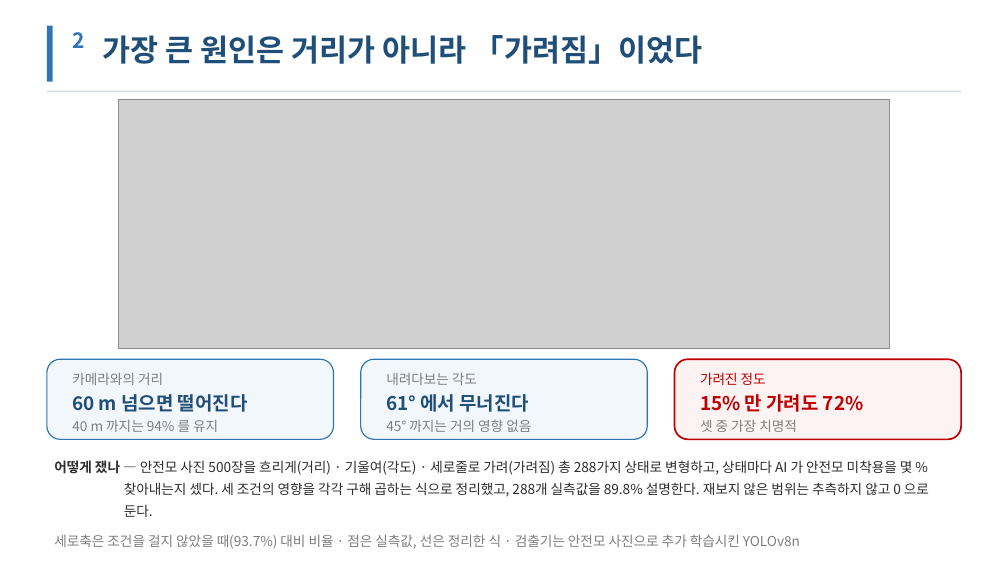
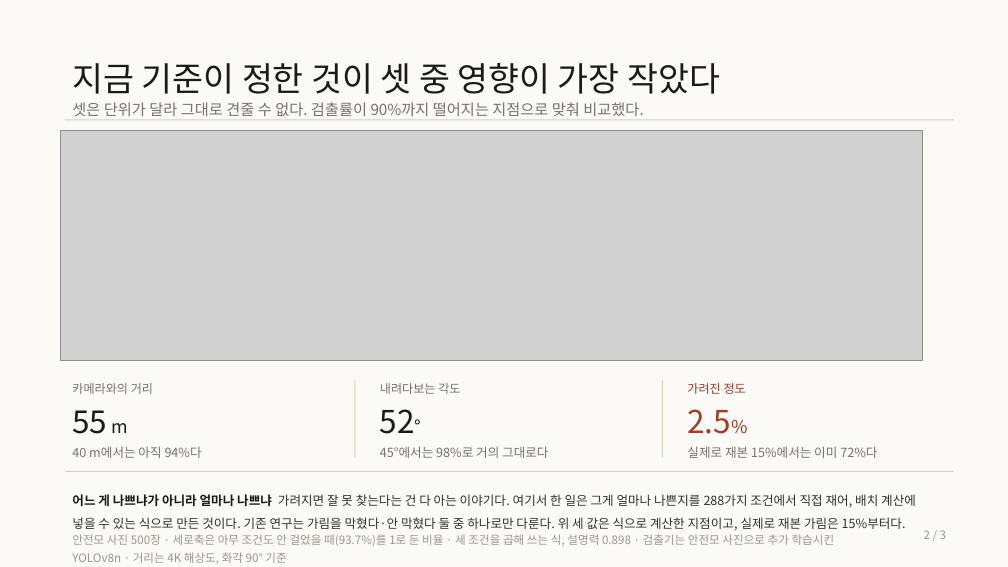
Before and after one commit to pobi04010203/BIGB, a slide deck: slide 2 of outputs/주제설명_3장.pptx. Drawn at 1008x567 pixels with LibreOffice and Linux fonts; fonts in the diff are those of the drawing; grey boxes stand for pictures. Boxes give left, top, right and bottom in pixels: in the first picture for what was removed or moved away, otherwise in the second. Text is boxed around its words. In the diff, an @@ line names an element or a change of style, - is before the commit and + after.

```diff
--- a/outputs/주제설명_3장.pptx
+++ b/outputs/주제설명_3장.pptx
@@ rectangle added at [0,0,1008,567], fill #FBFAF6 @@
@@ rectangle removed at [47,26,52,82] @@
@@ text at [72,63,720,94]: text changed; size 29 to 32 pt; text colour #1F4E79 to #1C1A17; bold off @@
-가장 큰 원인은 거리가 아니라 「가려짐」이었다
+지금 기준이 정한 것이 셋 중 영향이 가장 작았다
@@ rectangle: place and size @@
-rectangle at [47,91,961,92]
+rectangle at [65,119,954,120]
@@ rectangle at [65,119,954,120]: fill #D8DEE5 to #D5CFC2 @@
@@ text added at [72,102,643,116], 14.5 pt, text #77726A @@
+셋은 단위가 달라 그대로 견줄 수 없다. 검출률이 90%까지 떨어지는 지점으로 맞춰 비교했다.
@@ picture: place and size @@
-picture at [119,100,890,349]
+picture at [60,130,923,361]
@@ rounded rectangle removed at [47,359,333,439] @@
@@ rounded rectangle removed at [361,359,647,439] @@
@@ rounded rectangle removed at [675,359,961,439] @@
@@ text "카메라와의 거리" at [72,383,153,394]: size 13 to 11.5 pt, text colour #7E7E7E to #77726A @@
@@ text "카메라와의 거리": place and size @@
-text "카메라와의 거리" at [72,373,163,385]
+text "카메라와의 거리" at [72,383,153,394]
@@ rectangle added at [355,380,355,457], fill #D5CFC2 @@
@@ text "내려다보는 각도": place and size @@
-text "내려다보는 각도" at [386,373,477,385]
+text "내려다보는 각도" at [380,383,460,394]
@@ text "내려다보는 각도" at [380,383,460,394]: size 13 to 11.5 pt, text colour #7E7E7E to #77726A @@
@@ rectangle added at [662,380,663,457], fill #D5CFC2 @@
@@ text "가려진 정도": place and size @@
-text "가려진 정도" at [700,372,766,385]
+text "가려진 정도" at [687,383,746,394]
@@ text "가려진 정도" at [687,383,746,394]: size 13 to 11.5 pt, text colour #C00000 to #A33B29 @@
@@ text at [72,410,128,434]: text changed; size 18 to 30 pt; text colour #1F4E79 to #1C1A17; bold off @@
-60 m 넘으면 떨어진다
+55 m
@@ text at [380,409,415,434]: text changed; size 18 to 30 pt; text colour #1F4E79 to #1C1A17; bold off @@
-61° 에서 무너진다
+52°
@@ text at [687,409,731,434]: text changed; size 18 to 30 pt; text colour #C00000 to #A33B29; bold off @@
-15% 만 가려도 72%
+2.5%
@@ text at [72,446,202,458]: text changed; size 13 to 12 pt; text colour #7E7E7E to #77726A @@
-40 m 까지는 94% 를 유지
+40 m에서는 아직 94%다
@@ text at [380,446,548,458]: text changed; size 13 to 12 pt; text colour #7E7E7E to #77726A @@
-45° 까지는 거의 영향 없음
+45°에서는 98%로 거의 그대로다
@@ text at [687,446,877,458]: text changed; size 13 to 12 pt; text colour #7E7E7E to #77726A @@
-셋 중 가장 치명적
+실제로 재본 15%에서는 이미 72%다
@@ text in rectangle at [54,460,929,517]: text removed @@
-어떻게 쟀나 — 안전모 사진 500장을 흐리게(거리) · 기울여(각도) · 세로줄로 가려(가려짐) 총 288가지 상태로 변형하고, 상태마다 AI 가 안전모 미착용을 몇 % 찾아내는지 셌다. 세 조건의 영향을 각각 구해 곱하는 식으로 정리했고, 288개 실측값을 89.8% 설명한다. 재보지 않은 범위는 추측하지 않고 0 으로 둔다.
@@ rectangle: place and size @@
-rectangle at [54,460,929,517]
+rectangle at [65,471,954,472]
@@ rectangle at [65,471,954,472]: fill none to #D5CFC2 @@
@@ text at [72,494,916,530]: text changed; size 13 to 12 pt; text colour #7E7E7E to #34312B @@
-세로축은 조건을 걸지 않았을 때(93.7%) 대비 비율 · 점은 실측값, 선은 정리한 식 · 검출기는 안전모 사진으로 추가 학습시킨 YOLOv8n
+어느 게 나쁘냐가 아니라 얼마나 나쁘냐 가려지면 잘 못 찾는다는 건 다 아는 이야기다. 여기서 한 일은 그게 얼마나 나쁜지를 288가지 조건에서 직접 재어, 배치 계산에 넣을 수 있는 식으로 만든 것이다. 기존 연구는 가림을 막혔다·안 막혔다 둘 중 하나로만 다룬다. 위 세 값은 식으로 계산한 지점이고, 실제로 재본 가림은 15%부터다.
@@ text added at [72,534,835,564], 11 pt, text #9C968C @@
+안전모 사진 500장 · 세로축은 아무 조건도 안 걸었을 때(93.7%)를 1로 둔 비율 · 세 조건을 곱해 쓰는 식, 설명력 0.898 · 검출기는 안전모 사진으로 추가 학습시킨 YOLOv8n · 거리는 4K 해상도, 화각 90° 기준
@@ text at [924,530,946,539]: text changed; size 20 to 11 pt; text colour #2E75B6 to #9C968C; bold off @@
-2
+2 / 3
```
Also in this commit, not shown: 2 other slides changed, 5 other files.
